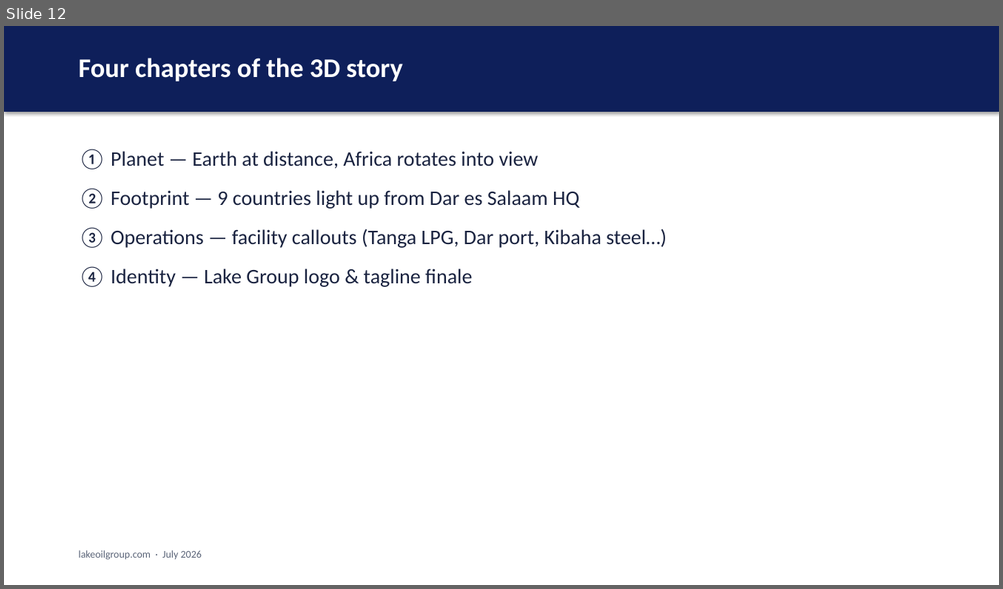
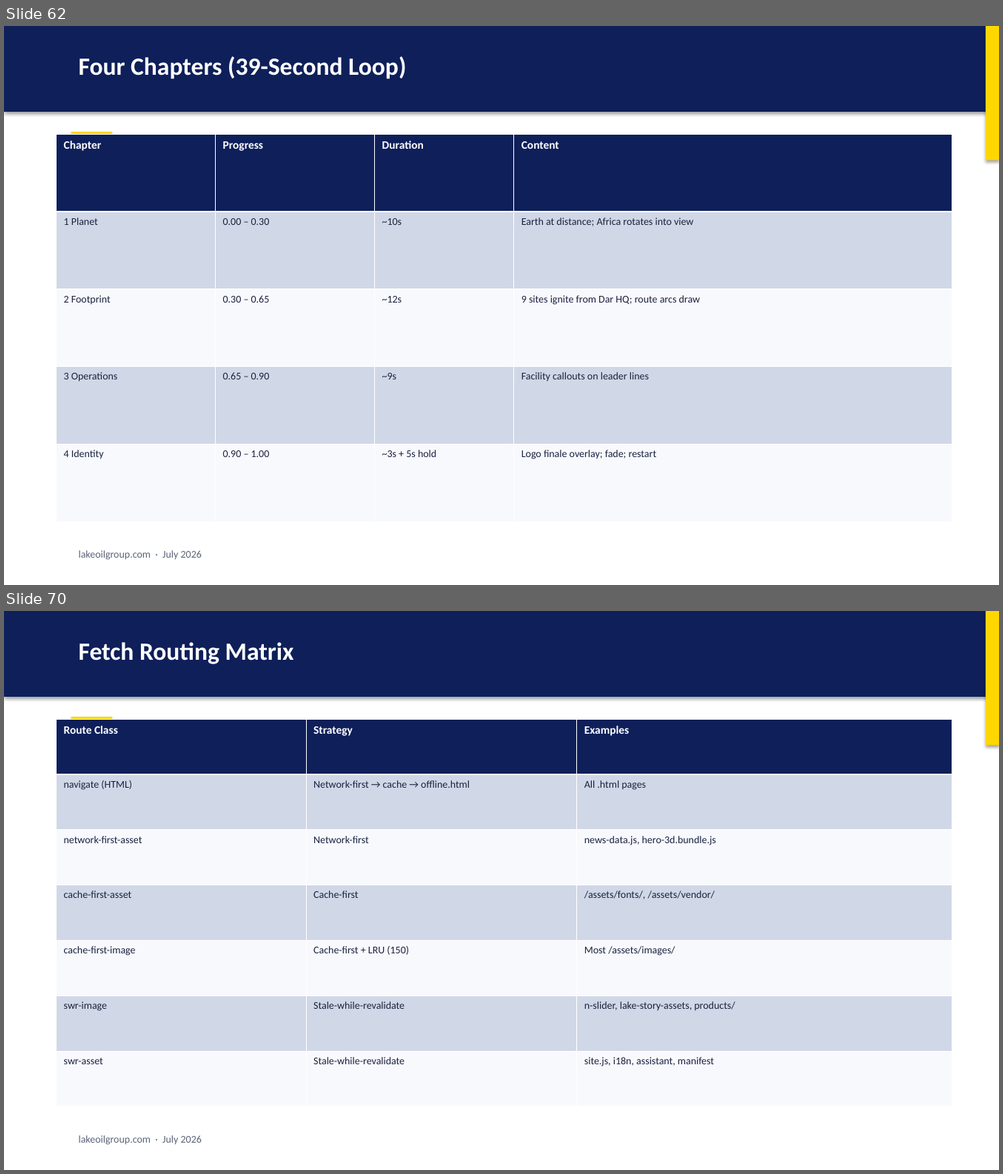
Before and after one commit to Smarderve/Lake.Group.Web, a slide deck: LAKE_GROUP_PRESENTATION.pptx. Shown one above the other, each under a label of ours: slide 12 before the commit, slides 62 and 70 after it; the slides between them are not shown. The pictures are 1003x589 and 1003x1174 pixels, drawn with LibreOffice and Linux fonts; fonts in the diff are those of the drawing. Boxes give left, top, right and bottom in pixels: in the first picture for what was removed or moved away, otherwise in the second. Text is boxed around its words. In the diff, an @@ line names an element or a change of style, - is before the commit and + after.

```diff
--- a/LAKE_GROUP_PRESENTATION.pptx
+++ b/LAKE_GROUP_PRESENTATION.pptx
@@ slide 70 added at (4, 611, 999, 1170), background #FFFFFF @@
@@ rectangle added at (4, 611, 999, 697), fill #0E1F5A @@
@@ rectangle added at (985, 611, 999, 745), fill #FFD700 @@
@@ text added at (79, 642, 294, 664), 24 pt, text #FFFFFF, bold @@
+Fetch Routing Matrix
@@ table added at (57, 719, 951, 1107), 7 rows, 3 columns @@
+Route Class | Strategy | Examples
+navigate (HTML) | Network-first → cache → offline.html | All .html pages
+network-first-asset | Network-first | news-data.js, hero-3d.bundle.js
+cache-first-asset | Cache-first | /assets/fonts/, /assets/vendor/
+cache-first-image | Cache-first + LRU (150) | Most /assets/images/
+swr-image | Stale-while-revalidate | n-slider, lake-story-assets, products/
+swr-asset | Stale-while-revalidate | site.js, i18n, assistant, manifest
@@ rectangle added at (71, 717, 112, 720), fill #FFD700 @@
@@ text added at (79, 1136, 202, 1145), 10 pt, text #5A6478 @@
+lakeoilgroup.com · July 2026
@@ what was slide 12 is now slide 62 @@
@@ slide 62 changed as well @@
@@ rectangle added at (985, 26, 999, 160), fill #FFD700 @@
@@ text at (79, 56, 406, 79): text changed; size 26 to 24 pt @@
-Four chapters of the 3D story
+Four Chapters (39-Second Loop)
@@ table added at (57, 134, 951, 522), 5 rows, 4 columns @@
+Chapter | Progress | Duration | Content
+1 Planet | 0.00 – 0.30 | ~10s | Earth at distance; Africa rotates into view
+2 Footprint | 0.30 – 0.65 | ~12s | 9 sites ignite from Dar HQ; route arcs draw
+3 Operations | 0.65 – 0.90 | ~9s | Facility callouts on leader lines
+4 Identity | 0.90 – 1.00 | ~3s + 5s hold | Logo finale overlay; fade; restart
@@ rectangle added at (71, 132, 112, 135), fill #FFD700 @@
@@ text removed at (79, 149, 666, 287) @@
-① Planet — Earth at distance, Africa rotates into view
-② Footprint — 9 countries light up from Dar es Salaam HQ
-③ Operations — facility callouts (Tanga LPG, Dar port, Kibaha steel…)
-④ Identity — Lake Group logo & tagline finale
```
Also in this commit, not shown: 3 other slides changed, 104 other slides added, 35 slides removed, 1 other file.
